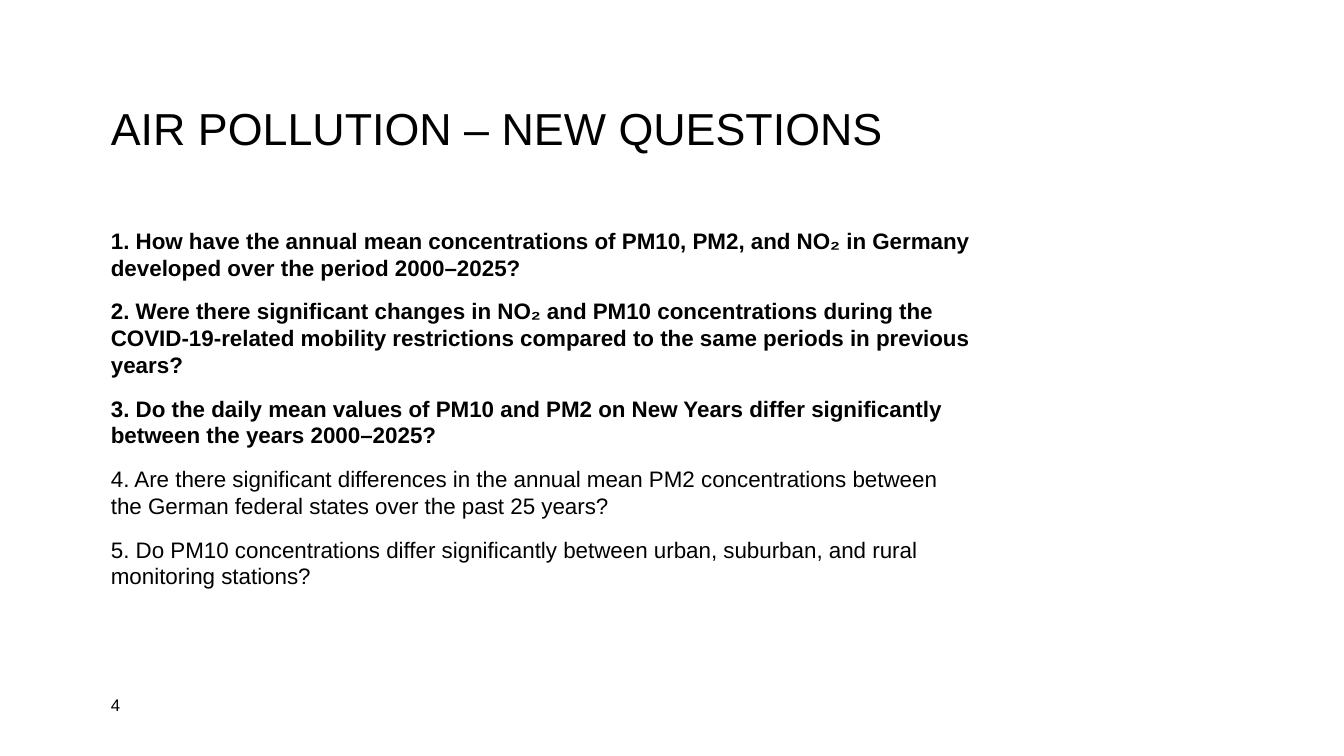
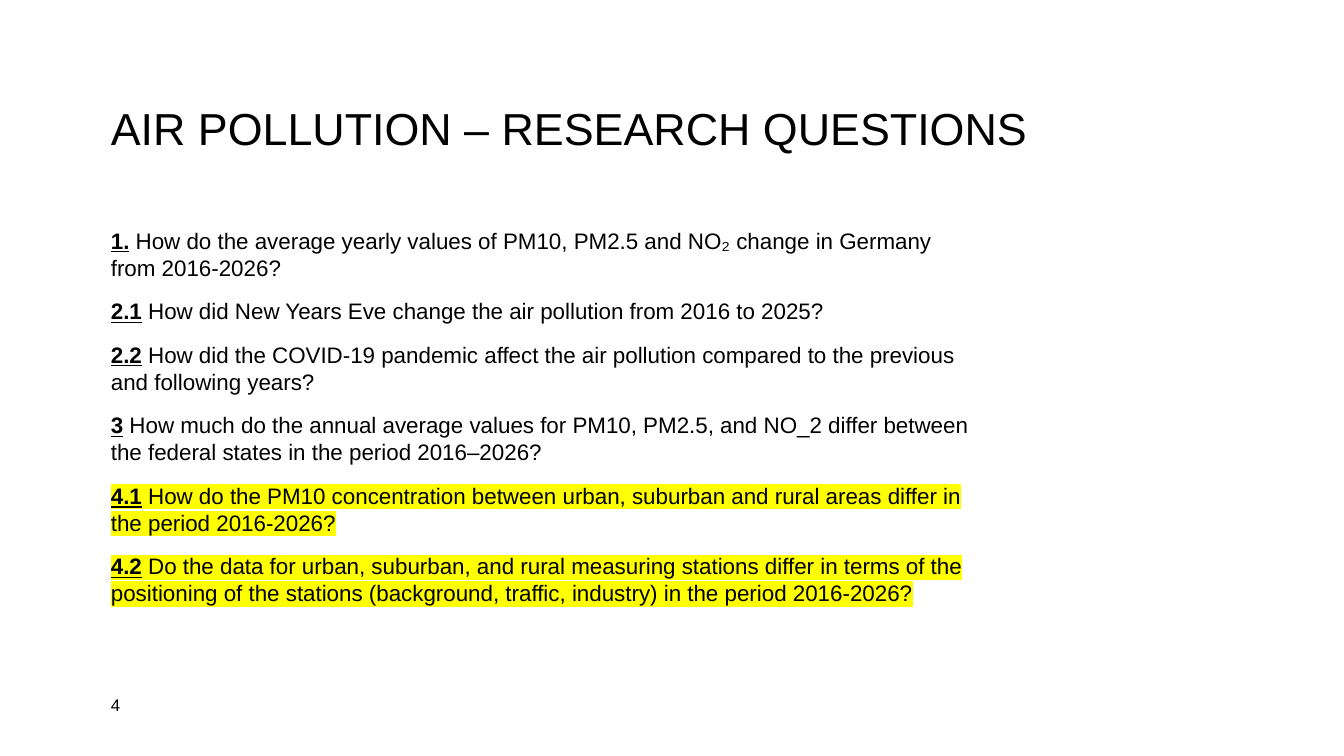
Before and after one commit to lennartklose96/DataScienceProject, a slide deck: slide 4 of Data-Science-Project2Präsi.pptx. Drawn at 1344x756 pixels with LibreOffice and Linux fonts; fonts in the diff are those of the drawing; background and template pictures are left out. Boxes give left, top, right and bottom in pixels: in the first picture for what was removed or moved away, otherwise in the second. Text is boxed around its words. In the diff, an @@ line names an element or a change of style, - is before the commit and + after.

Commit message:
added data from France & updated powerpoint

```diff
--- a/Data-Science-Project2Präsi.pptx
+++ b/Data-Science-Project2Präsi.pptx
@@ title at (111, 113, 1027, 154): text changed @@
-AIR POLLUTION – NEW QUESTIONS
+AIR POLLUTION – RESEARCH QUESTIONS
@@ text at (111, 232, 968, 606): text changed; bold off @@
-1. How have the annual mean concentrations of PM10, PM2, and NO₂ in Germany developed over the period 2000–2025?
-2. Were there significant changes in NO₂ and PM10 concentrations during the COVID-19-related mobility restrictions compared to the same periods in previous years?
-3. Do the daily mean values of PM10 and PM2 on New Years differ significantly between the years 2000–2025?
-4. Are there significant differences in the annual mean PM2 concentrations between the German federal states over the past 25 years?
-5. Do PM10 concentrations differ significantly between urban, suburban, and rural monitoring stations?
+1. How do the average yearly values of PM10, PM2.5 and NO₂ change in Germany from 2016-2026?
+2.1 How did New Years Eve change the air pollution from 2016 to 2025?
+2.2 How did the COVID-19 pandemic affect the air pollution compared to the previous and following years?
+3 How much do the annual average values for PM10, PM2.5, and NO_2 differ between the federal states in the period 2016–2026?
+4.1 How do the PM10 concentration between urban, suburban and rural areas differ in the period 2016-2026?
+4.2 Do the data for urban, suburban, and rural measuring stations differ in terms of the positioning of the stations (background, traffic, industry) in the period 2016-2026?
```
Also in this commit, not shown: 6 other slides changed, 4 slides added, 6 other files.
